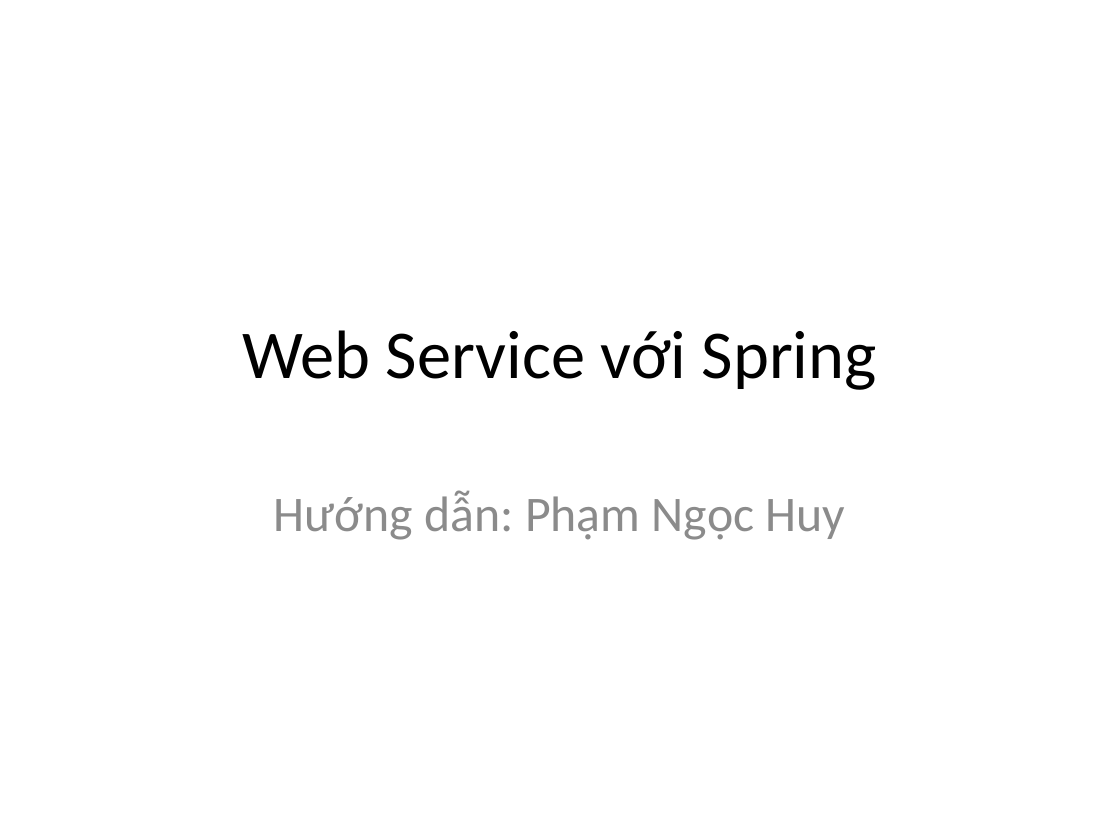
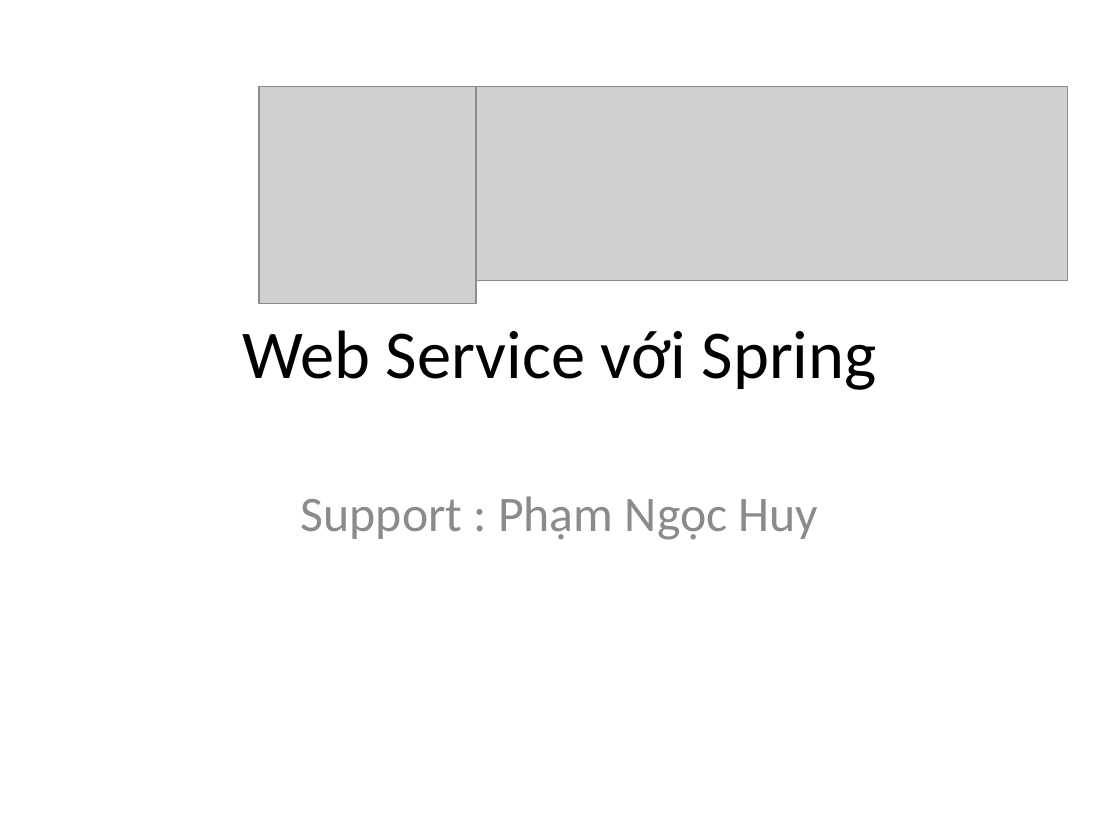
Before and after one commit to phithanh97cs/T3H, a slide deck: slide 1 of Other/Free/Làm web thật đơn giản với Web Service và Spring.pptx. Drawn at 1120x840 pixels with LibreOffice and Linux fonts; fonts in the diff are those of the drawing; grey boxes stand for pictures. Boxes give left, top, right and bottom in pixels: in the first picture for what was removed or moved away, otherwise in the second. Text is boxed around its words. In the diff, an @@ line names an element or a change of style, - is before the commit and + after.

```diff
--- a/Other/Free/Làm web thật đơn giản với Web Service và Spring.pptx
+++ b/Other/Free/Làm web thật đơn giản với Web Service và Spring.pptx
@@ picture added at bbox=[259, 86, 476, 304] @@
@@ picture added at bbox=[476, 86, 1067, 281] @@
@@ subtitle at bbox=[301, 496, 819, 540]: text changed @@
-Hướng dẫn: Phạm Ngọc Huy
+Support : Phạm Ngọc Huy
```
Also in this commit, not shown: 6 other slides changed, 14 slides added, 3 slides removed, 2 other files.
